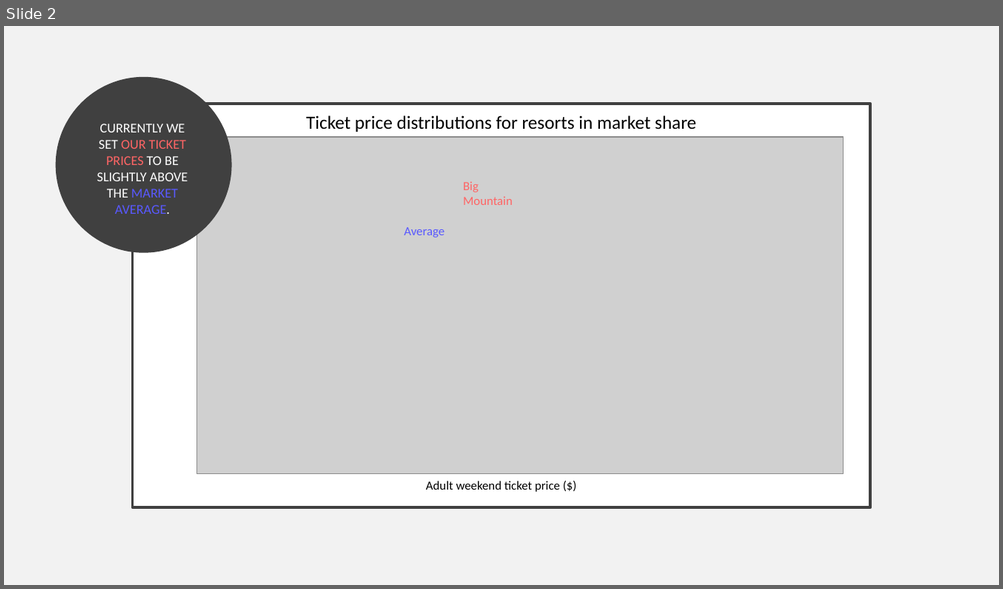
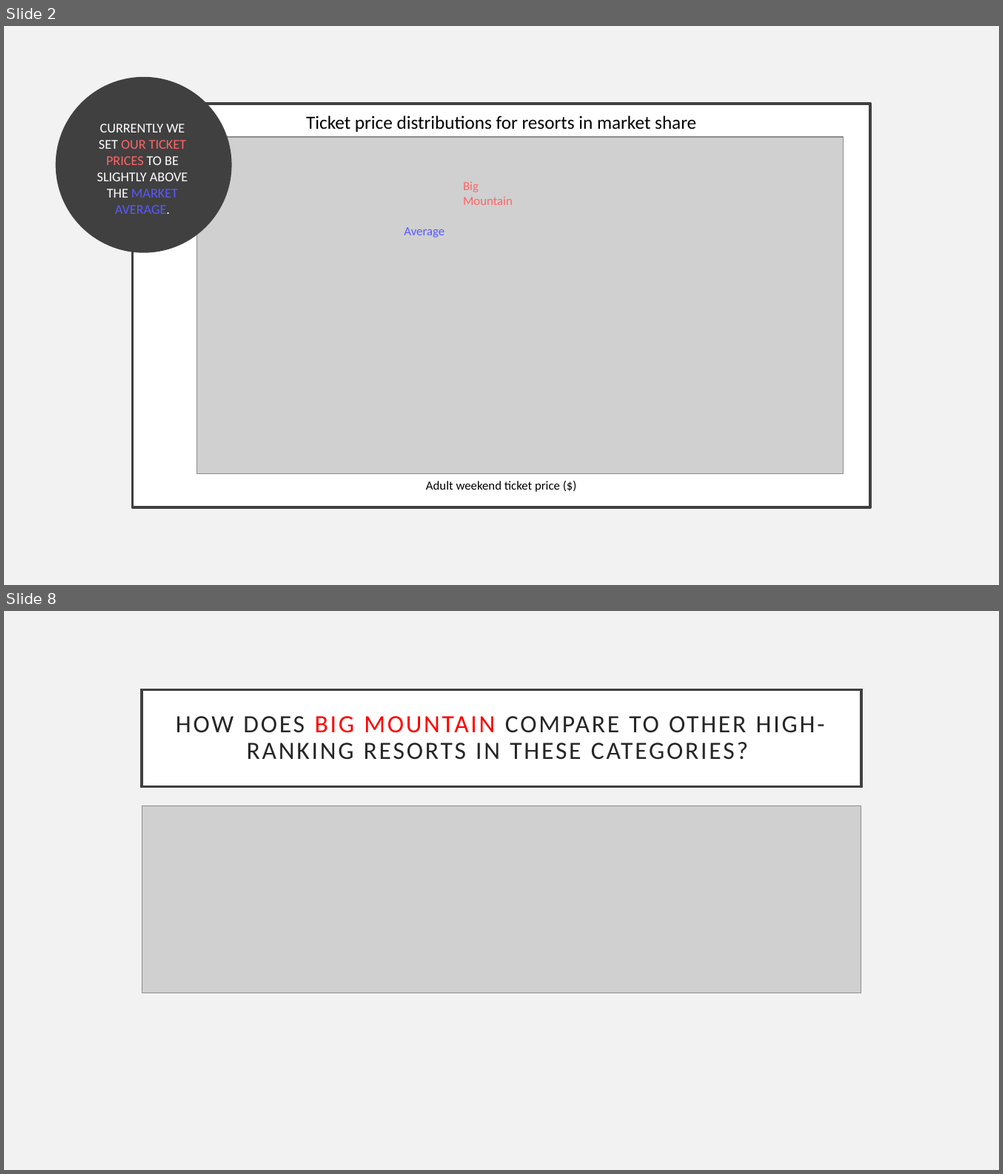
Before and after one commit to smanavi/DataScienceGuidedCapstone, a slide deck: Guided Capstone Slide Deck.pptx. Shown one above the other, each under a label of ours: slide 2 before the commit, slides 2 and 8 after it; the slides between them are not shown. The pictures are 1003x589 and 1003x1174 pixels, drawn with LibreOffice and Linux fonts; fonts in the diff are those of the drawing; grey boxes stand for pictures. Boxes give left, top, right and bottom in pixels: in the first picture for what was removed or moved away, otherwise in the second. Text is boxed around its words. In the diff, an @@ line names an element or a change of style, - is before the commit and + after.

```diff
--- a/Guided Capstone Slide Deck.pptx
+++ b/Guided Capstone Slide Deck.pptx
@@ slide 8 added at (x1=4, y1=611, x2=999, y2=1170), background #F2F2F2 @@
@@ title added at (x1=142, y1=689, x2=861, y2=786), fill #FFFFFF, outline #404040 2.5 pt, 24 pt, text #262626 @@
+HOW DOES BIG MOUNTAIN COMPARE TO OTHER HIGH-RANKING RESORTS IN THESE CATEGORIES?
@@ picture added at (x1=142, y1=806, x2=861, y2=993) @@
```
Also in this commit, not shown: 3 slides changed, 4 other slides added, 3 other files.
